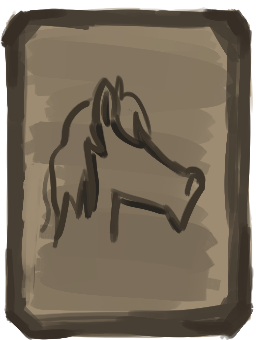
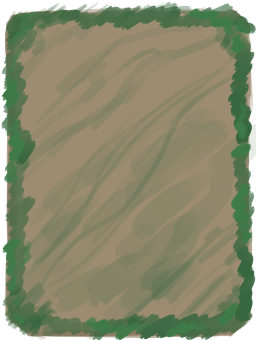
Layered file, before and after one edit (256x340). Changes by layer:
moved "Paint Layer 5" into group "card-backl" over <box>1,64,256,256</box>
moved "Paint Layer 6" into group "card-backl" over <box>64,64,256,256</box>
moved "Paint Layer 3" into group "card-backl" over <box>0,1,256,340</box>
added layer "curse" above "base" over <box>0,1,256,340</box>
renamed "Paint Layer 1" to "base", painted on it over <box>0,1,256,340</box>
